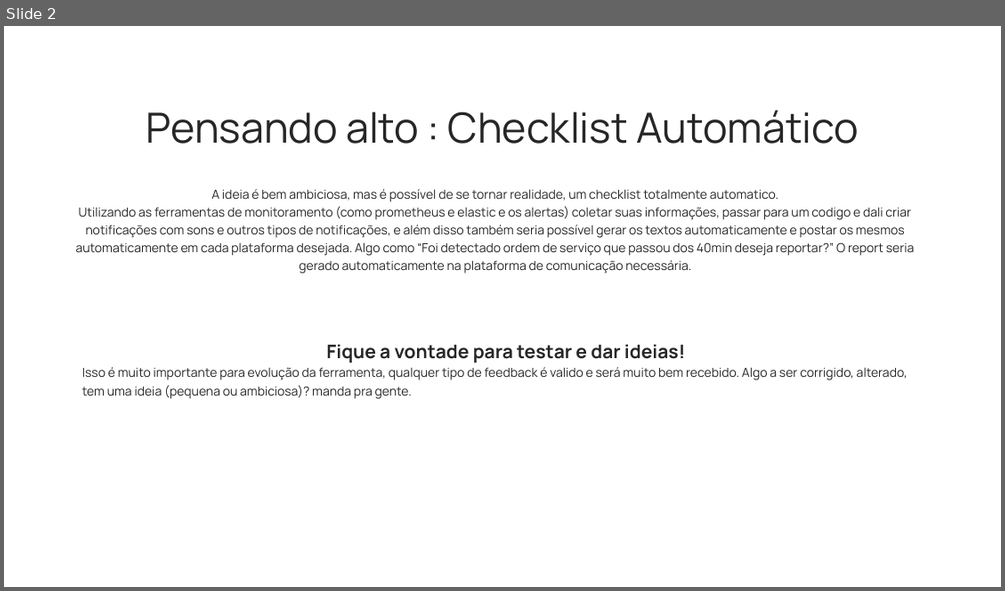
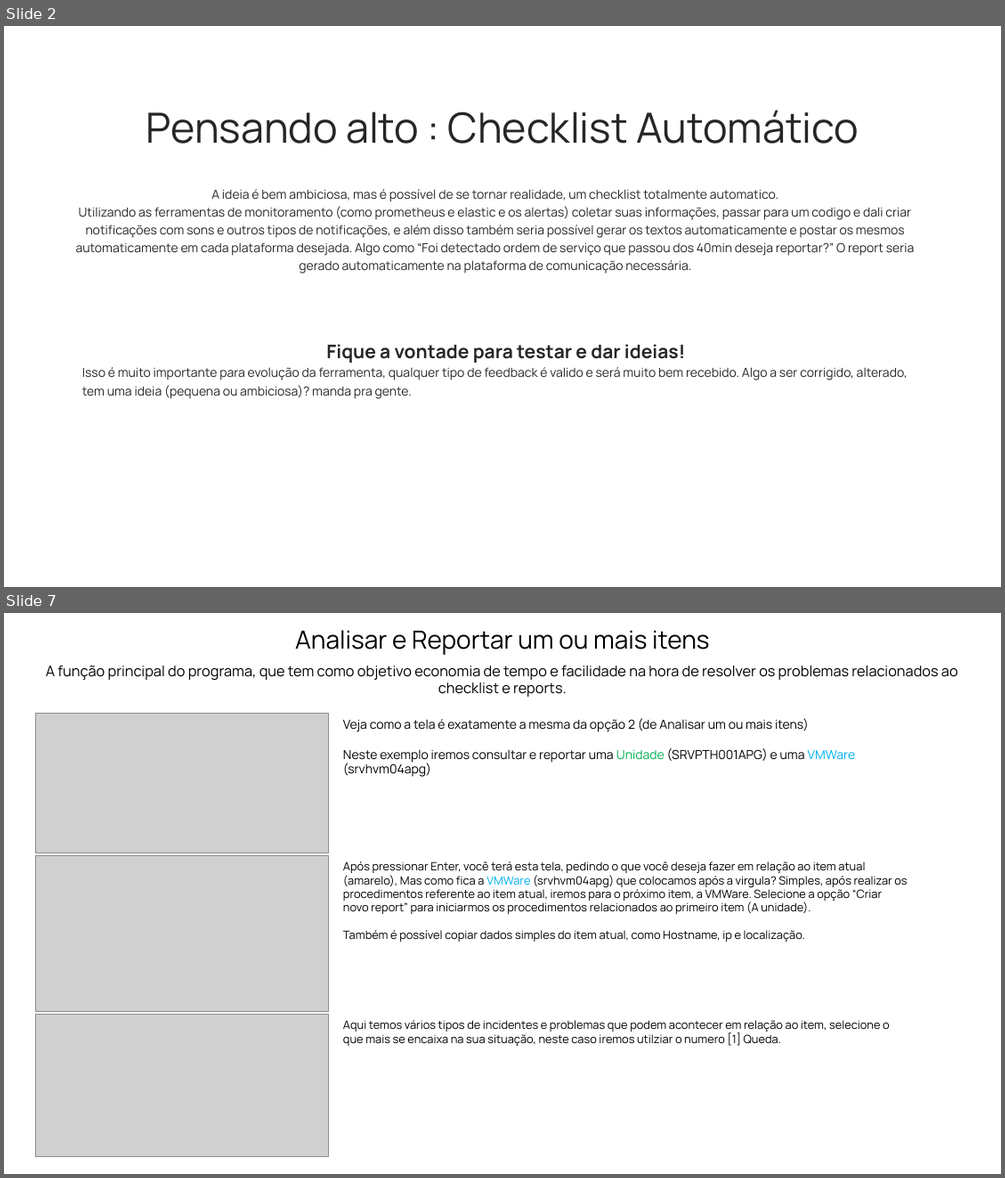
Before and after one commit to zMatheus222/Legacy-AZReports, a slide deck: azreports.pptx. Shown one above the other, each under a label of ours: slide 2 before the commit, slides 2 and 7 after it; the slides between them are not shown. The pictures are 1005x591 and 1005x1178 pixels, drawn with LibreOffice and Linux fonts; fonts in the diff are those of the drawing; grey boxes stand for pictures. Boxes give left, top, right and bottom in pixels: in the first picture for what was removed or moved away, otherwise in the second. Text is boxed around its words. In the diff, an @@ line names an element or a change of style, - is before the commit and + after.

```diff
--- a/azreports.pptx
+++ b/azreports.pptx
@@ slide 7 added at box(4, 613, 1001, 1174), background #FFFFFF @@
@@ text added at box(295, 630, 709, 655), 24 pt, text #000000 @@
+Analisar e Reportar um ou mais itens
@@ text added at box(46, 666, 958, 697), 14 pt, text #000000 @@
+A função principal do programa, que tem como objetivo economia de tempo e facilidade na hora de resolver os problemas relacionados ao checklist e reports.
@@ picture added at box(35, 714, 328, 853) @@
@@ text added at box(343, 718, 855, 777), 12 pt, text #000000 @@
+Veja como a tela é exatamente a mesma da opção 2 (de Analisar um ou mais itens)
+Neste exemplo iremos consultar e reportar uma Unidade (SRVPTH001APG) e uma VMWare (srvhvm04apg)
@@ picture added at box(35, 856, 329, 1012) @@
@@ text added at box(343, 861, 906, 941), 11 pt, text #000000 @@
+Após pressionar Enter, você terá esta tela, pedindo o que você deseja fazer em relação ao item atual (amarelo), Mas como fica a VMWare (srvhvm04apg) que colocamos após a virgula? Simples, após realizar os procedimentos referente ao item atual, iremos para o próximo item, a VMWare. Selecione a opção “Criar novo report” para iniciarmos os procedimentos relacionados ao primeiro item (A unidade).
+Também é possível copiar dados simples do item atual, como Hostname, ip e localização.
@@ picture added at box(35, 1014, 329, 1158) @@
@@ text added at box(343, 1020, 890, 1046), 11 pt, text #000000 @@
+Aqui temos vários tipos de incidentes e problemas que podem acontecer em relação ao item, selecione o que mais se encaixa na sua situação, neste caso iremos utilziar o numero [1] Queda.
```
Also in this commit, not shown: 2 other slides changed, 5 other slides added, 8 other files.
